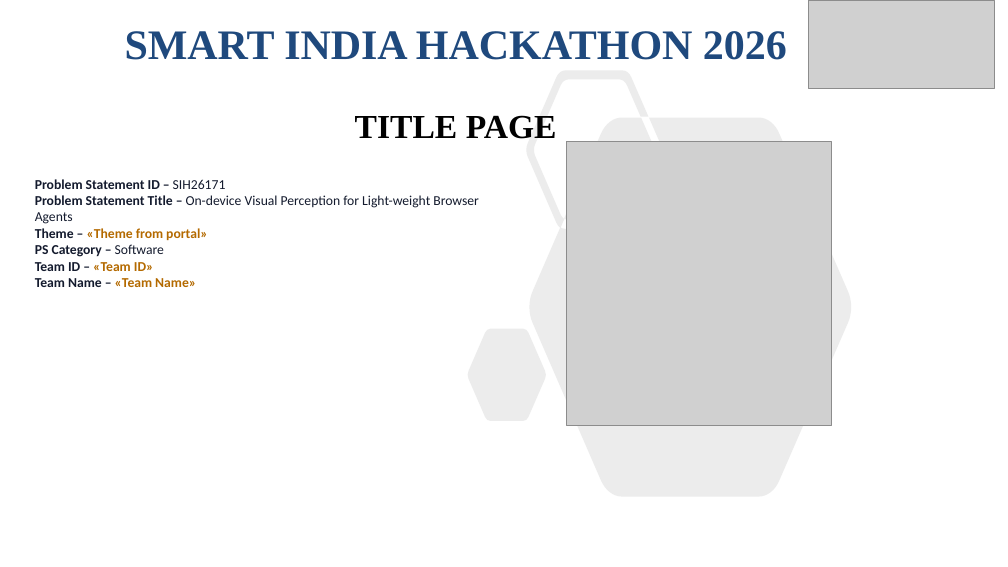
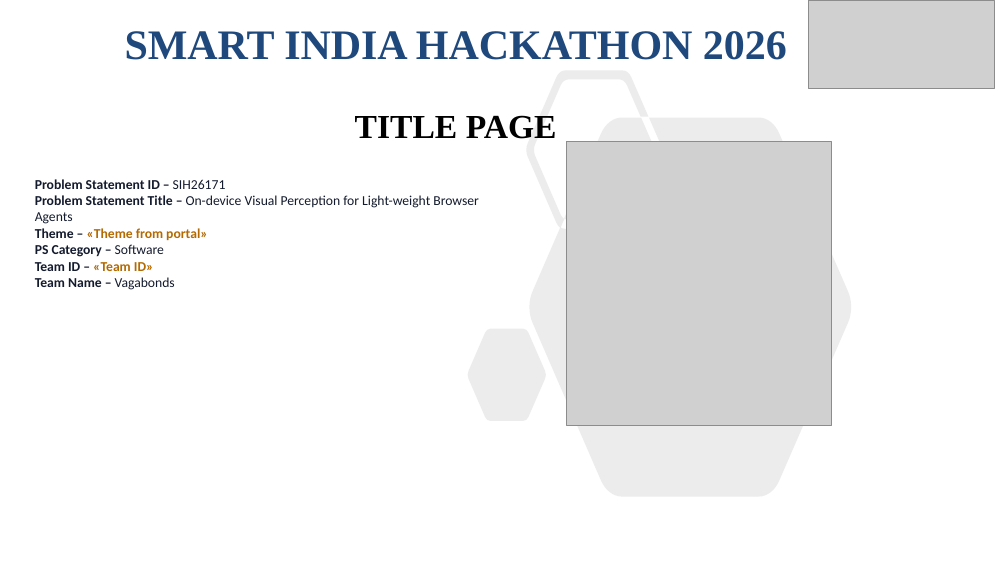
Before and after one commit to vansh-attention/sih_Vtransformer, a slide deck: slide 1 of deck/SIH26171_Idea_Submission.pptx. Drawn at 1008x567 pixels with LibreOffice and Linux fonts; fonts in the diff are those of the drawing; grey boxes stand for pictures. Boxes give left, top, right and bottom in pixels: in the first picture for what was removed or moved away, otherwise in the second. Text is boxed around its words. In the diff, an @@ line names an element or a change of style, - is before the commit and + after.

Commit message:
Rebuild the deck so it carries the team name
build.py was updated with TEAM_NAME = "Vagabonds" and never re-run, so the
submitted artefact was still the 11 Sep export and named neither the team nor
the project. The deck is what goes on the portal, so the one file nobody
rebuilt was the one file that is actually submitted.

Team ID and Theme stay as the amber guillemet placeholders; only the portal
can supply them. The .pdf and slide-*.jpg beside it are not produced by this
script and still need a PowerPoint export once those two fields are filled.

```diff
--- a/deck/SIH26171_Idea_Submission.pptx
+++ b/deck/SIH26171_Idea_Submission.pptx
@@ text at (35,277,175,290): text changed; text colour #B46A00 to #141B2E @@
-Team Name – «Team Name»
+Team Name – Vagabonds
```
Also in this commit, not shown: 5 other slides changed.
